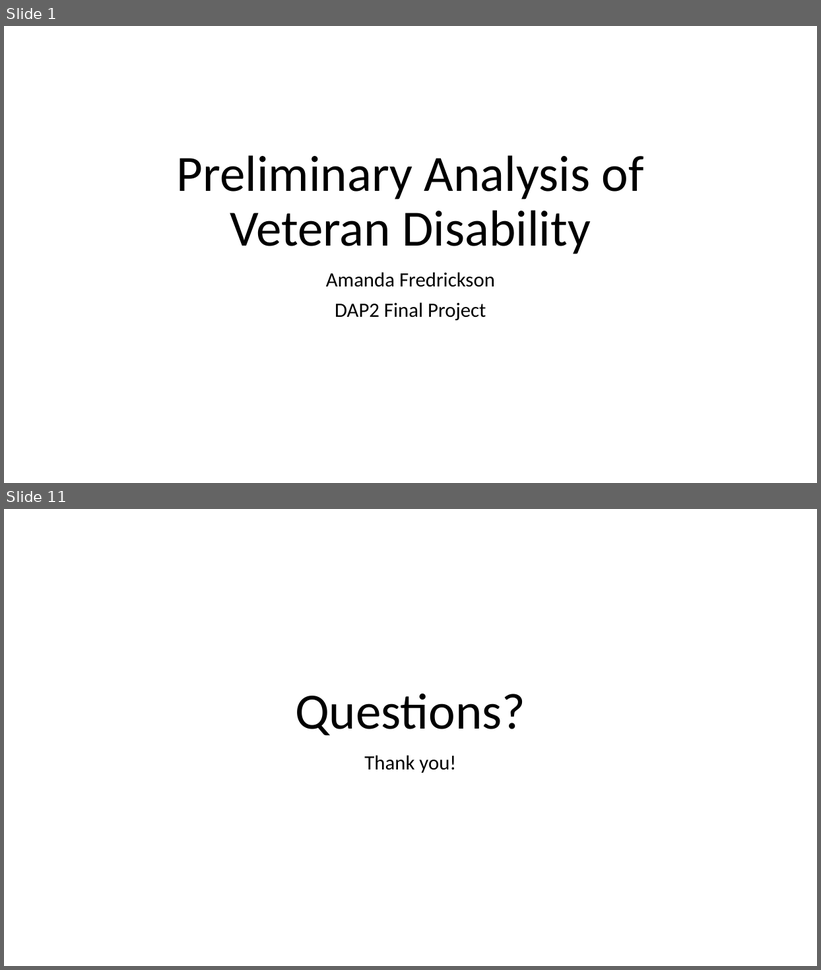
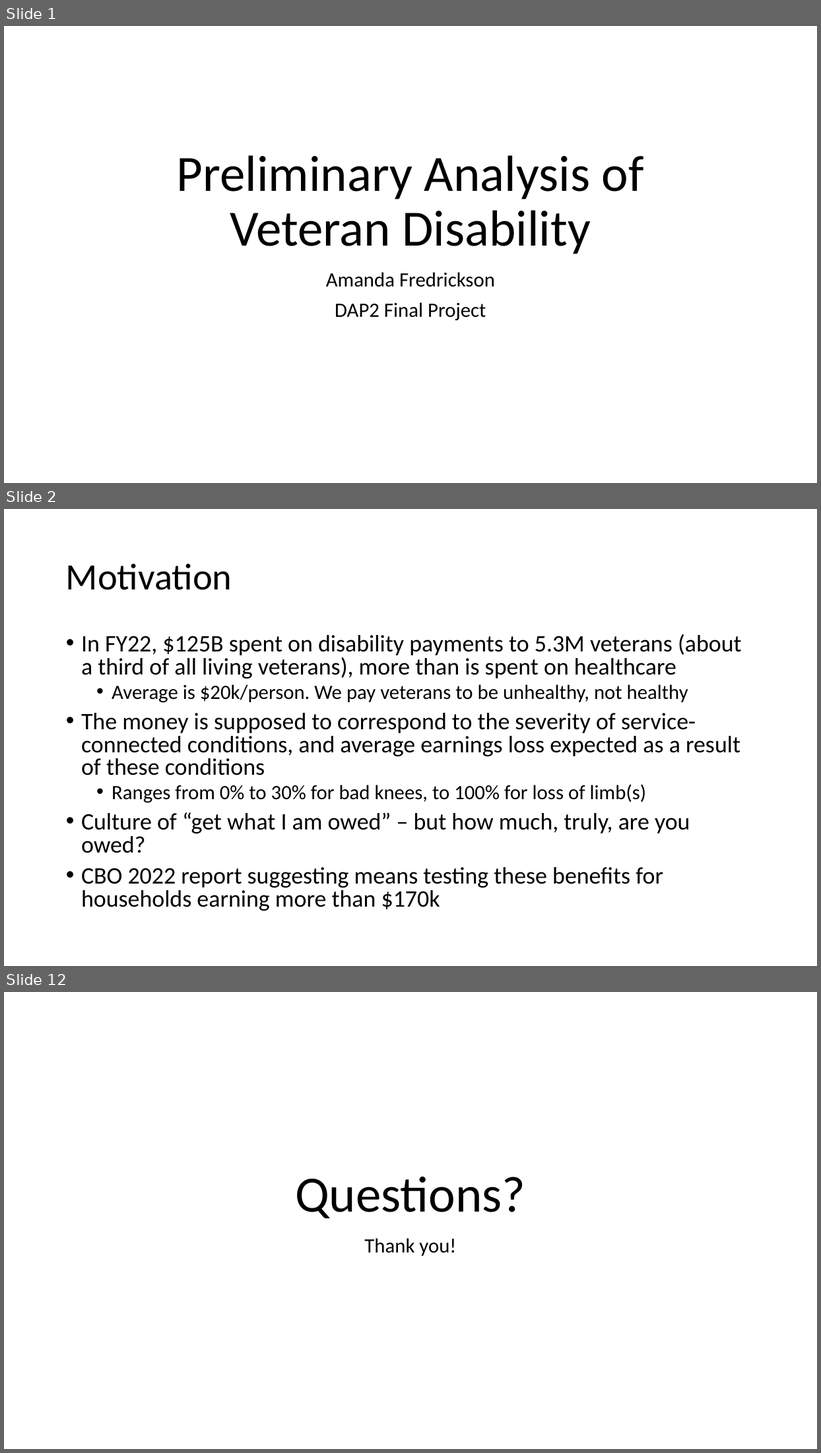
Before and after one commit to mandyfreddy/final-project-fredrickson, a slide deck: Final Project Presentation.pptx. Shown one above the other, each under a label of ours: slides 1 and 11 before the commit, slides 1, 2 and 12 after it; the slides between them are not shown. The pictures are 821x970 and 821x1453 pixels, drawn with LibreOffice and Linux fonts; fonts in the diff are those of the drawing. Boxes give left, top, right and bottom in pixels: in the first picture for what was removed or moved away, otherwise in the second. Text is boxed around its words. In the diff, an @@ line names an element or a change of style, - is before the commit and + after.

```diff
--- a/Final Project Presentation.pptx
+++ b/Final Project Presentation.pptx
@@ slide 2 added at [4, 509, 817, 966], background #FFFFFF @@
@@ title added at [66, 564, 232, 590], 44 pt, text #000000 @@
+Motivation
@@ text added at [81, 634, 742, 911], 28 pt, text #000000 @@
+• In FY22, $125B spent on disability payments to 5.3M veterans (about a third of all living veterans), more than is spent on healthcare
+  • Average is $20k/person. We pay veterans to be unhealthy, not healthy
+• The money is supposed to correspond to the severity of service-connected conditions, and average earnings loss expected as a result of these conditions
+  • Ranges from 0% to 30% for bad knees, to 100% for loss of limb(s)
+• Culture of “get what I am owed” – but how much, truly, are you owed?
+• CBO 2022 report suggesting means testing these benefits for households earning more than $170k
@@ what was slide 11 is now slide 12 @@
```
Also in this commit, not shown: 4 slides changed, 5 other slides added, 5 slides removed, 5 other files.
